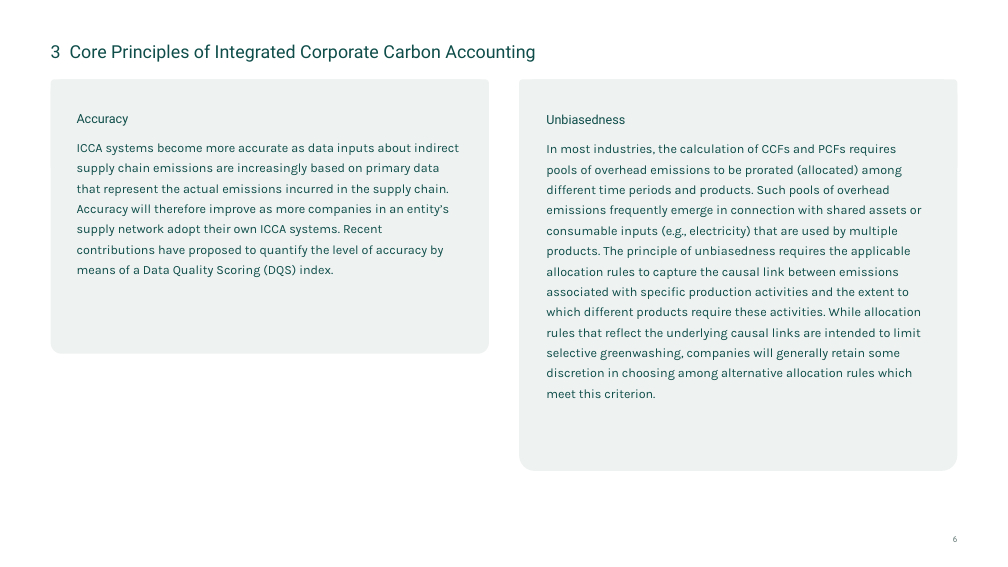
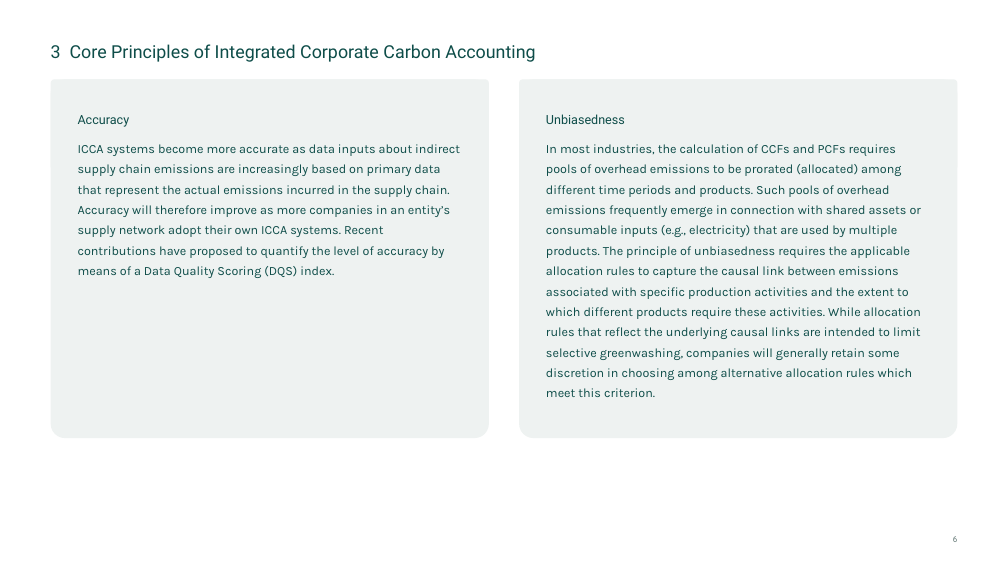
Before and after one commit to seraphinernst4/casi-ci, a slide deck: slide 6 of vorlagen/CASI-Folien-Beispiel.pptx. Drawn at 1008x567 pixels with LibreOffice and Linux fonts; fonts in the diff are those of the drawing; background and template pictures are left out. Boxes give left, top, right and bottom in pixels: in the first picture for what was removed or moved away, otherwise in the second. Text is boxed around its words. In the diff, an @@ line names an element or a change of style, - is before the commit and + after.

```diff
--- a/vorlagen/CASI-Folien-Beispiel.pptx
+++ b/vorlagen/CASI-Folien-Beispiel.pptx
@@ text "Accuracy": place and size @@
-text "Accuracy" at box(51, 79, 489, 354)
+text "Accuracy" at box(51, 79, 489, 439)
@@ text "Unbiasedness": place and size @@
-text "Unbiasedness" at box(520, 79, 958, 471)
+text "Unbiasedness" at box(520, 79, 958, 439)
```
Also in this commit, not shown: 1 other slide changed, 5 other files.
